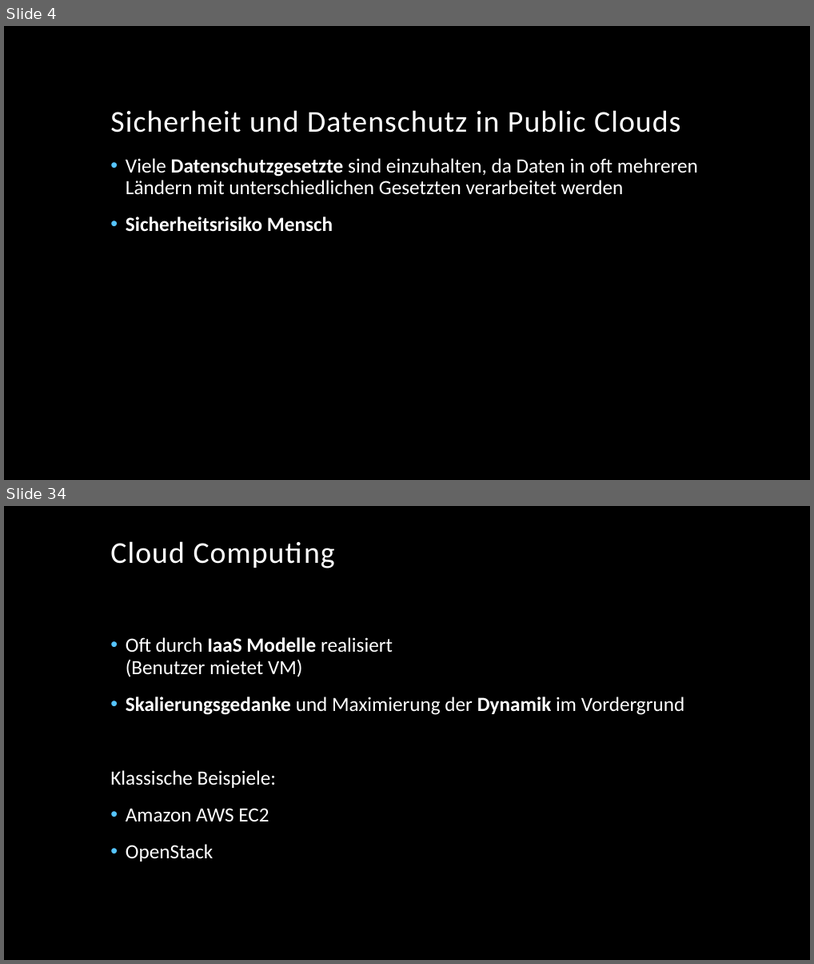
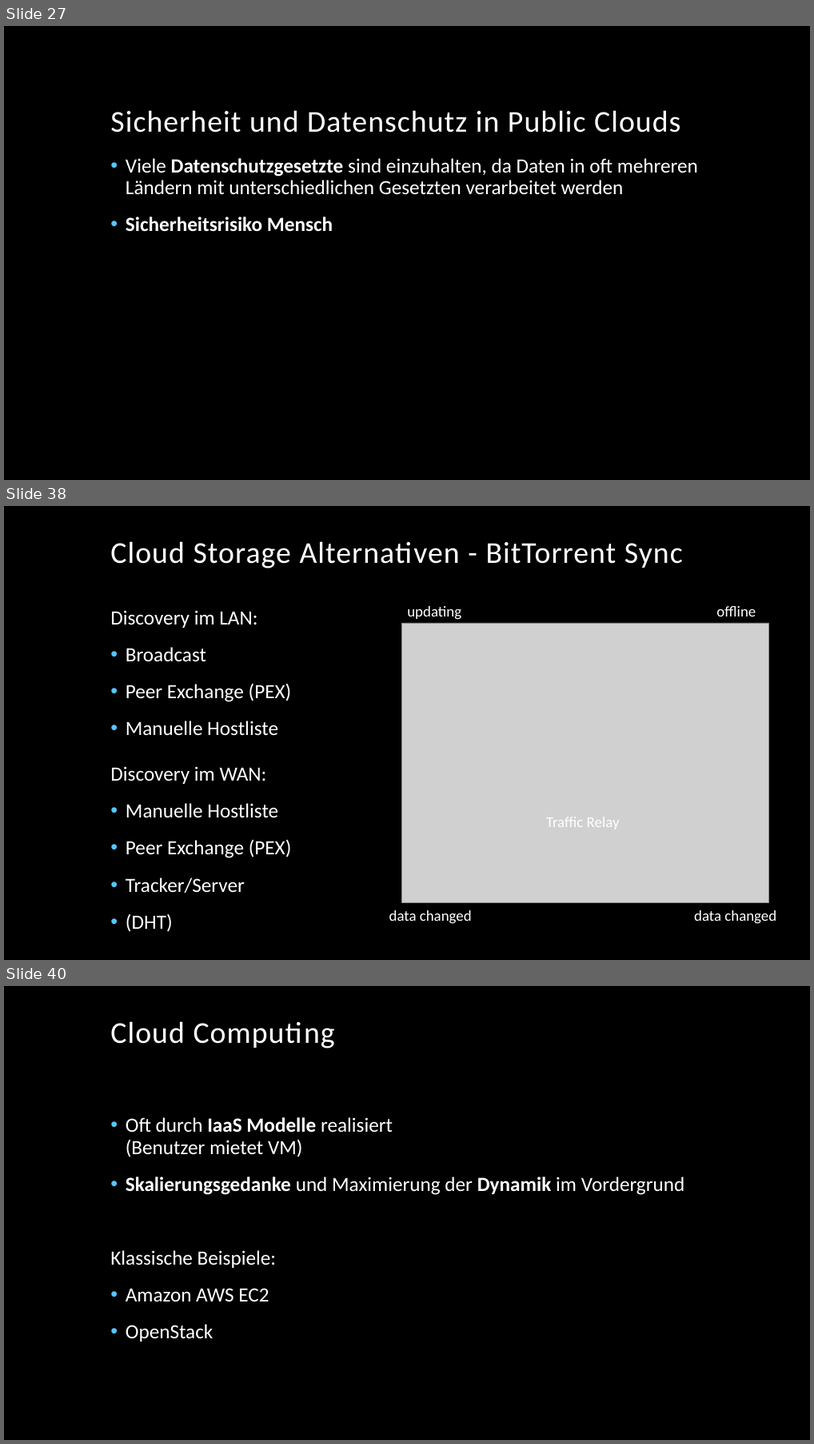
Before and after one commit to cs561/projects, a slide deck: Build your own Cloud II/Build your own Cloud.pptx. Shown one above the other, each under a label of ours: slides 4 and 34 before the commit, slides 27, 38 and 40 after it; the slides between them are not shown. The pictures are 814x964 and 814x1444 pixels, drawn with LibreOffice and Linux fonts; fonts in the diff are those of the drawing; grey boxes stand for pictures; background and template pictures are left out. Boxes give left, top, right and bottom in pixels: in the first picture for what was removed or moved away, otherwise in the second. Text is boxed around its words. In the diff, an @@ line names an element or a change of style, - is before the commit and + after.

```diff
--- a/Build your own Cloud II/Build your own Cloud.pptx
+++ b/Build your own Cloud II/Build your own Cloud.pptx
@@ slide 38 added at (4, 506, 810, 960), background picture (left out) @@
@@ text added at (110, 541, 683, 568), 36 pt, text #FFFFFF @@
+Cloud Storage Alternativen - BitTorrent Sync
@@ text added at (110, 610, 292, 736), 24 pt, text #FFFFFF @@
+Discovery im LAN:
+• Broadcast
+• Peer Exchange (PEX)
+• Manuelle Hostliste
@@ picture added at (402, 623, 770, 902) @@
@@ text added at (407, 606, 462, 620), 18 pt, text #FFFFFF @@
+updating
@@ text added at (717, 606, 756, 616), 18 pt, text #FFFFFF @@
+offline
@@ text added at (110, 766, 292, 932), 24 pt, text #FFFFFF @@
+Discovery im WAN:
+• Manuelle Hostliste
+• Peer Exchange (PEX)
+• Tracker/Server
+• (DHT)
@@ text added at (546, 816, 620, 828), 18 pt, text #FFFFFF @@
+Traffic Relay
@@ text added at (390, 910, 472, 924), 18 pt, text #FFFFFF @@
+data changed
@@ text added at (694, 910, 777, 924), 18 pt, text #FFFFFF @@
+data changed
@@ what was slide 4 is now slide 27 @@
@@ what was slide 34 is now slide 40 @@
```
Also in this commit, not shown: 28 slides changed, 6 other slides added, 1 slide removed.
